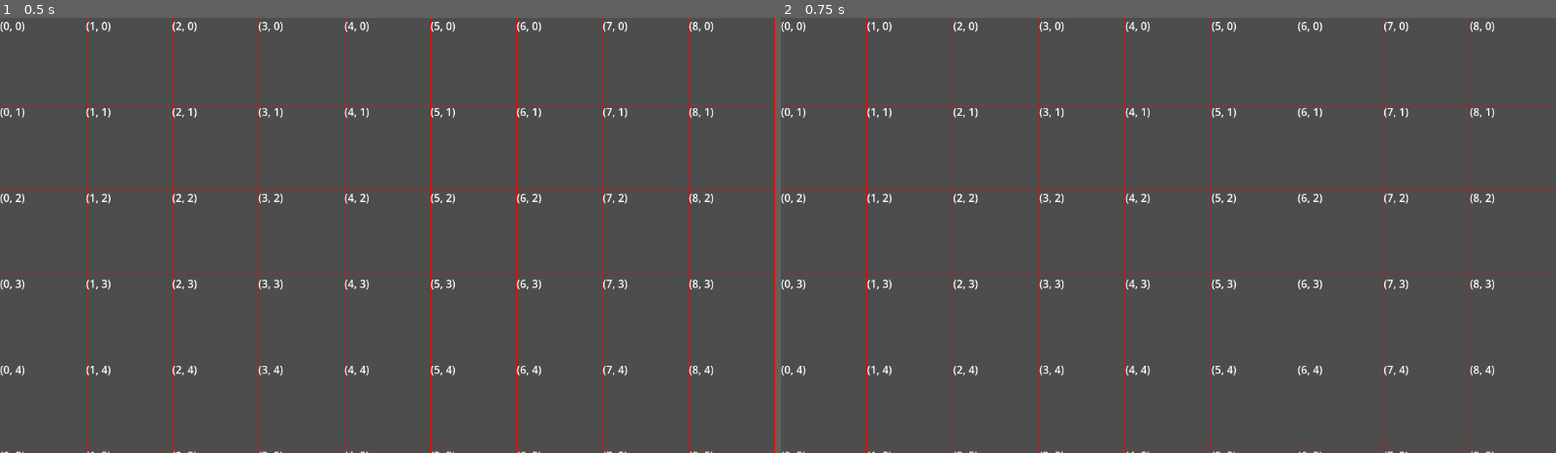
Above: before the commit, frames 1-2 (left to right).
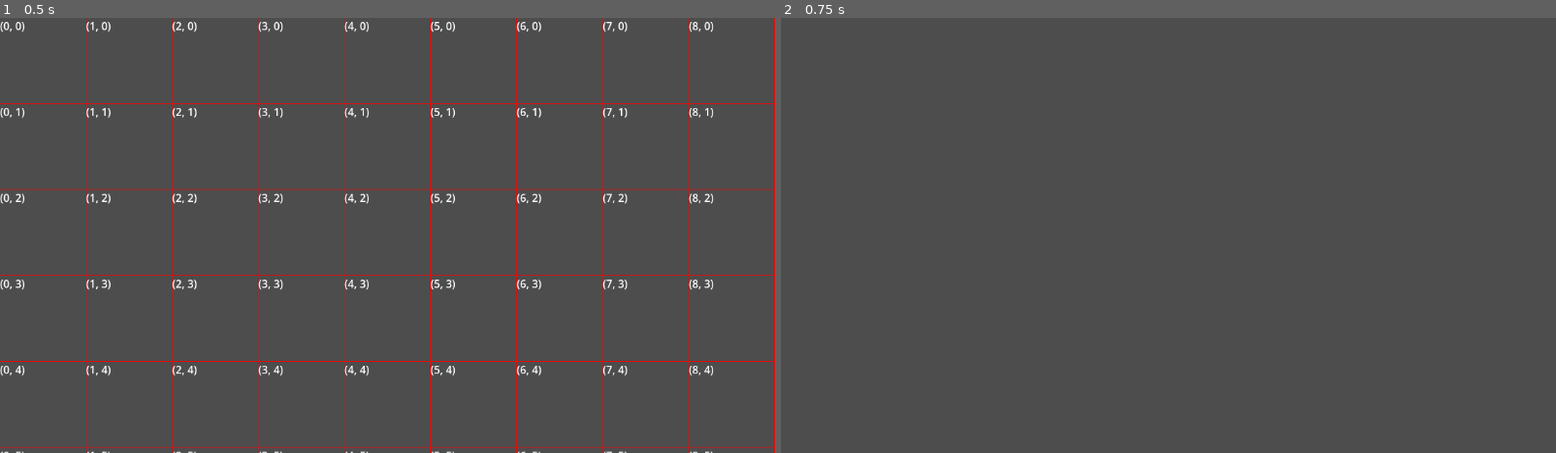
Above: after the commit, the same moments.

Repository: TomRafferty/Godot-2D-Grid-Camera-Movement
Game: Godot game, scene res://main.tscn
Two runs of this game, one before a commit and one after it. Both use one fixed random seed, a clock stepped at 60 frames per second and the inputs below.
Inputs:
- Up to frame 1 (0.5 s): no input
- Up to frame 2 (0.75 s): tap Enter at 0.5 s; tap Home (ui_home) at 0.6 s

Frame 1 is identical in both runs. In frame 2, 4.0% of the frame differs, in the area x 0-100%, y 0-100%.

Commit message:
added toggle functionality in realtime for grid debug

Diff:
--- a/Grid.gd
+++ b/Grid.gd
@@ -29,12 +29,15 @@
 func create_debug_rect(x, y):
 	#creates a debug rect for easy visual
 	#representation of the grid - complete with label of position
+
+	var container = $debug_rect_container
+
 	var rect = ReferenceRect.new()
 	rect.position = grid_to_world(Vector2(x,y))
 	rect.size = Vector2(cell_size, cell_size)
 	rect.editor_only = false
-	add_child(rect)
+	container.add_child(rect)
 	var label = Label.new()
 	label.position = grid_to_world(Vector2(x,y))
 	label.text = str(Vector2(x,y))
-	add_child(label)
+	container.add_child(label)
--- a/Main.gd
+++ b/Main.gd
@@ -5,3 +5,12 @@
 func _ready():
 	#call to generate upon creation
 	grid.generate_grid()
+
+func _process(_delta):
+	debug_input()
+
+func debug_input():
+	#if we press the 'HOME' button then we toggle the visibility of debug rects/grid debug
+	var debug_rect_contatiner = get_node("Grid/debug_rect_container")
+	if Input.is_action_just_pressed("ui_home"):
+		debug_rect_contatiner.visible = !debug_rect_contatiner.visible
--- a/main.tscn
+++ b/main.tscn
@@ -8,3 +8,5 @@
 
 [node name="Grid" type="Node2D" parent="."]
 script = ExtResource("2_a6hbm")
+
+[node name="debug_rect_container" type="Container" parent="Grid"]
